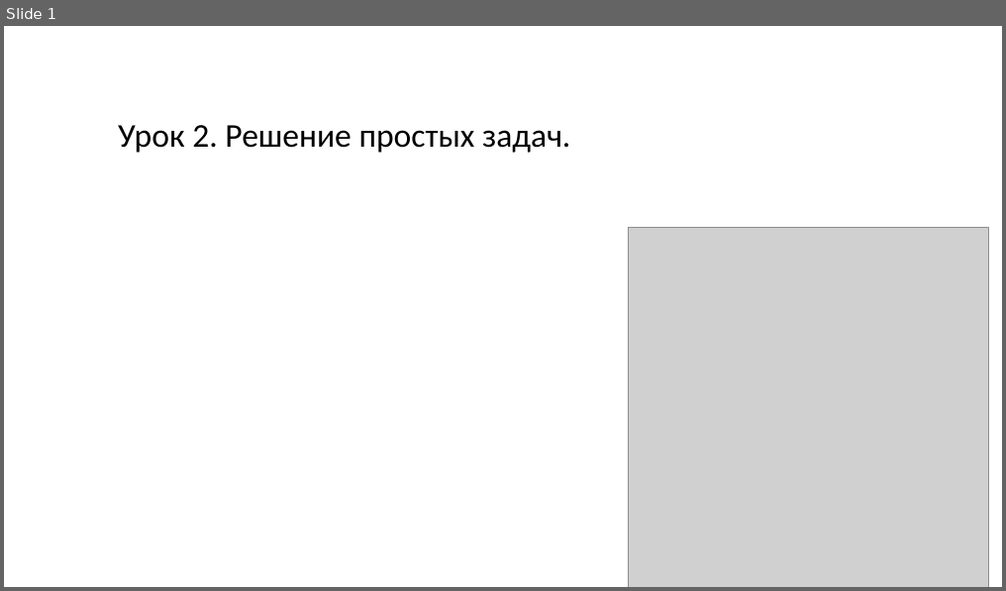
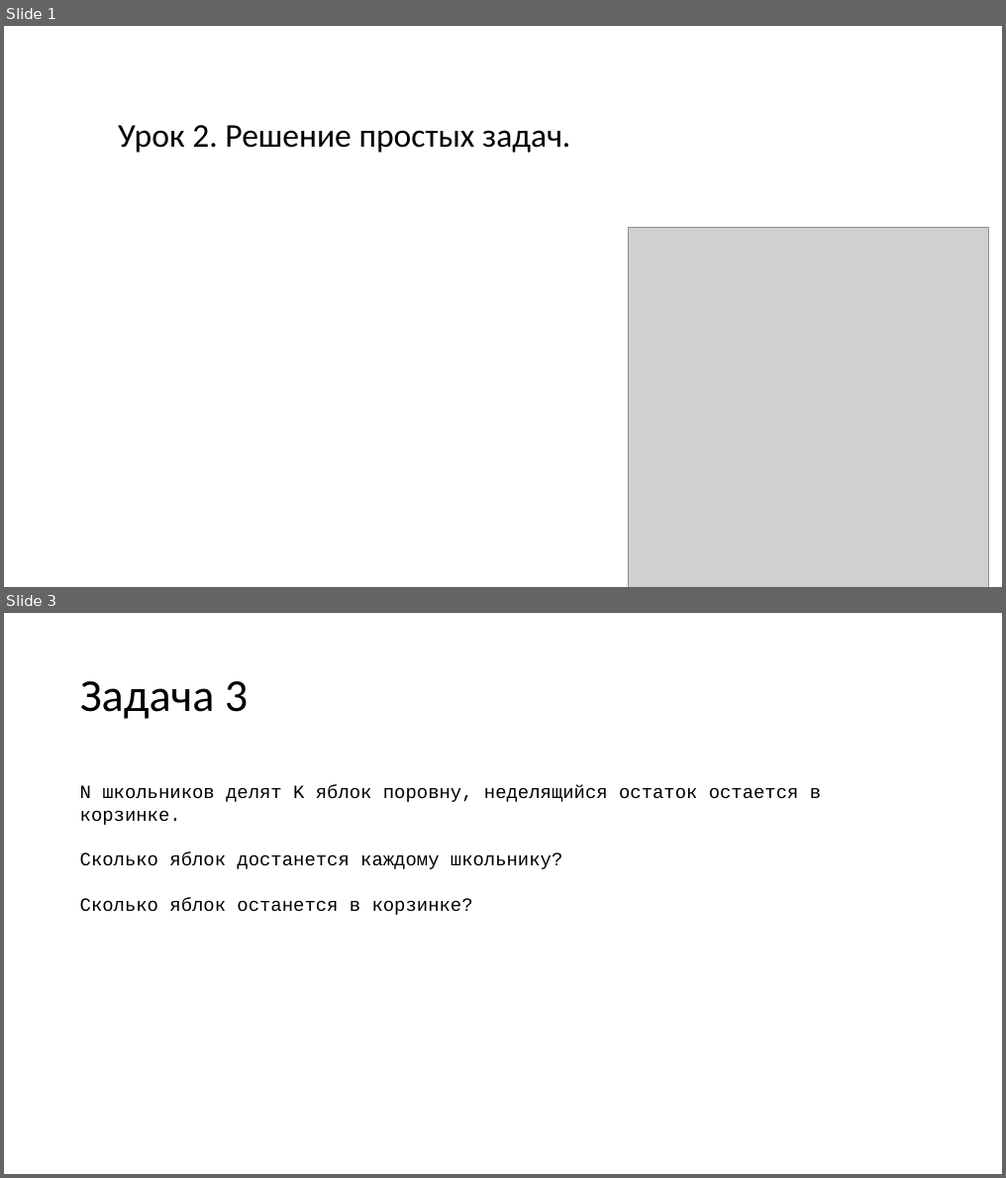
Before and after one commit to Klapeyron5/C-lessons-for-schoolchild-beginners, a slide deck: Урок 2/Урок 2.pptx. Shown one above the other, each under a label of ours: slide 1 before the commit, slides 1 and 3 after it; the slides between them are not shown. The pictures are 1006x591 and 1006x1178 pixels, drawn with LibreOffice and Linux fonts; fonts in the diff are those of the drawing; grey boxes stand for pictures. Boxes give left, top, right and bottom in pixels: in the first picture for what was removed or moved away, otherwise in the second. Text is boxed around its words. In the diff, an @@ line names an element or a change of style, - is before the commit and + after.

```diff
--- a/Урок 2/Урок 2.pptx
+++ b/Урок 2/Урок 2.pptx
@@ slide 3 added at (4,613,1002,1174), background #FFFFFF @@
@@ title added at (80,681,248,719), 44 pt, text #000000 @@
+Задача 3
@@ text added at (80,785,821,915), 18 pt, text #000000 @@
+N школьников делят K яблок поровну, неделящийся остаток остается в корзинке.
+Сколько яблок достанется каждому школьнику?
+Сколько яблок останется в корзинке?
```
Also in this commit, not shown: 1 slide changed, 3 other slides added, 2 slides removed, 3 other files.
